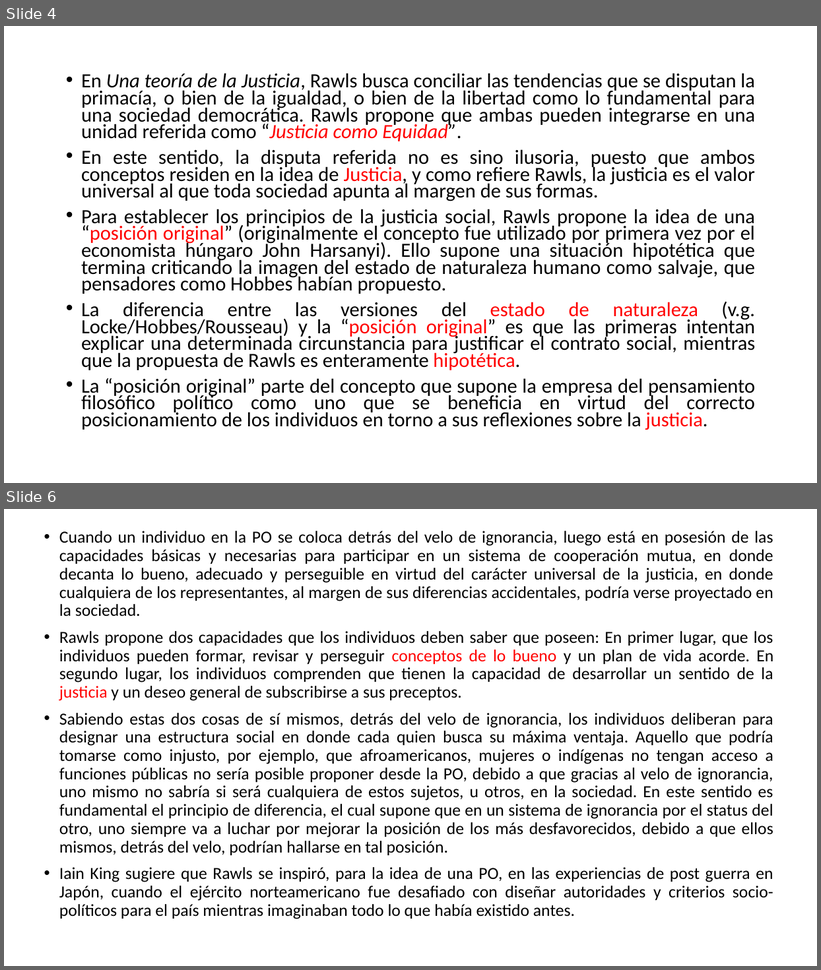
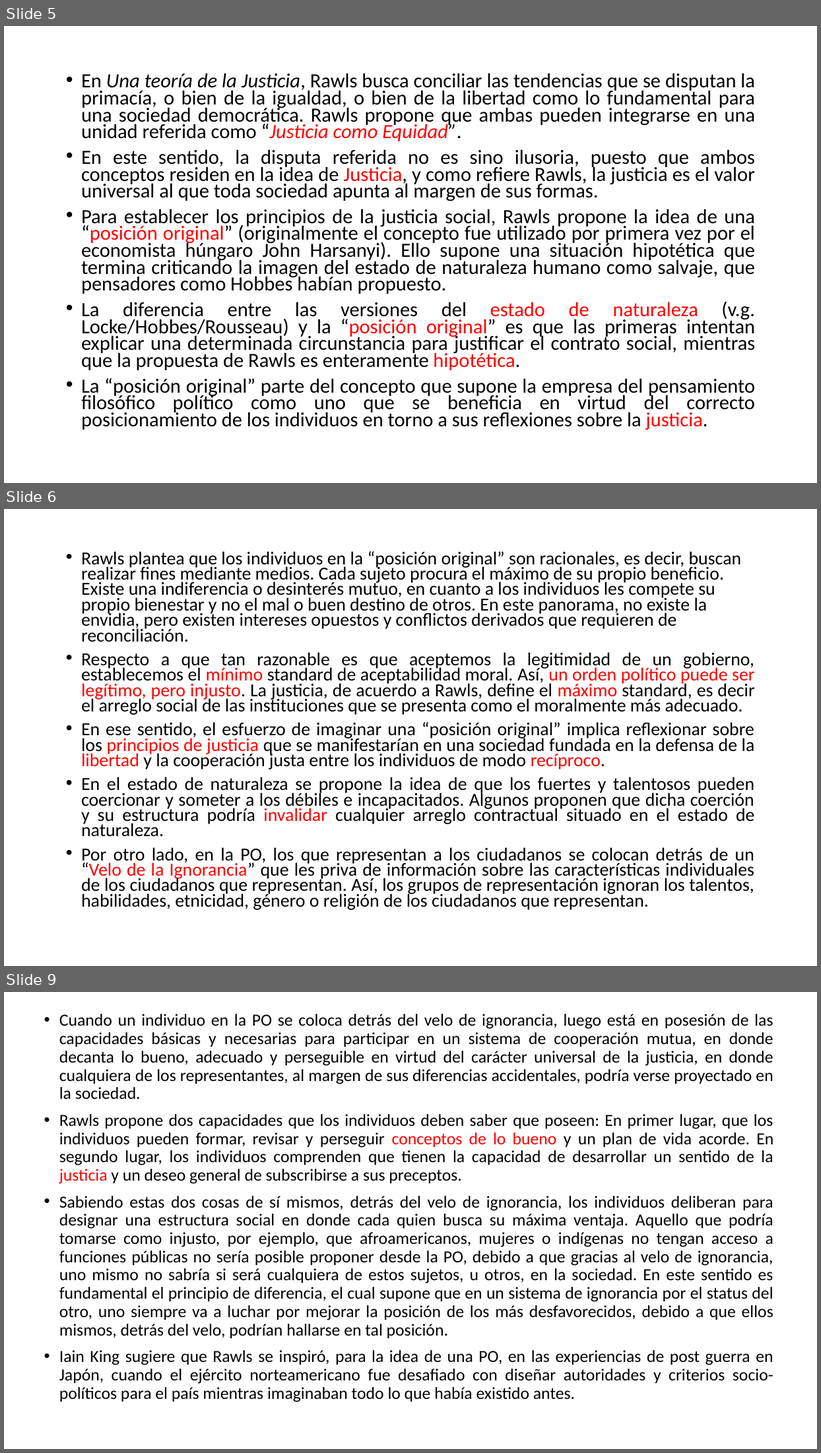
Before and after one commit to zaboltar/zaboltar.github.io, a slide deck: assets uarm/2019 sol-penscri-justfilpol/John Rawls - Justice as Fairness.pptx. Shown one above the other, each under a label of ours: slides 4 and 6 before the commit, slides 5, 6 and 9 after it; the slides between them are not shown. The pictures are 821x970 and 821x1453 pixels, drawn with LibreOffice and Linux fonts; fonts in the diff are those of the drawing. Boxes give left, top, right and bottom in pixels: in the first picture for what was removed or moved away, otherwise in the second. Text is boxed around its words. In the diff, an @@ line names an element or a change of style, - is before the commit and + after.

Commit message:
rawls2

```diff
--- a/assets uarm/2019 sol-penscri-justfilpol/John Rawls - Justice as Fairness.pptx
+++ b/assets uarm/2019 sol-penscri-justfilpol/John Rawls - Justice as Fairness.pptx
@@ slide 6 added at box(4, 509, 817, 966), background #FFFFFF @@
@@ text added at box(81, 551, 755, 910), 21.7 pt, text #000000 @@
+• Rawls plantea que los individuos en la “posición original” son racionales, es decir, buscan realizar fines mediante medios. Cada sujeto procura el máximo de su propio beneficio. Existe una indiferencia o desinterés mutuo, en cuanto a los individuos les compete su propio bienestar y no el mal o buen destino de otros. En este panorama, no existe la envidia, pero existen intereses opuestos y conflictos derivados que requieren de reconciliación.
+• Respecto a que tan razonable es que aceptemos la legitimidad de un gobierno, establecemos el mínimo standard de aceptabilidad moral. Así, un orden político puede ser legítimo, pero injusto. La justicia, de acuerdo a Rawls, define el máximo standard, es decir el arreglo social de las instituciones que se presenta como el moralmente más adecuado.
+• En ese sentido, el esfuerzo de imaginar una “posición original” implica reflexionar sobre los principios de justicia que se manifestarían en una sociedad fundada en la defensa de la libertad y la cooperación justa entre los individuos de modo recíproco.
+• En el estado de naturaleza se propone la idea de que los fuertes y talentosos pueden coercionar y someter a los débiles e incapacitados. Algunos proponen que dicha coerción y su estructura podría invalidar cualquier arreglo contractual situado en el estado de naturaleza.
+• Por otro lado, en la PO, los que representan a los ciudadanos se colocan detrás de un “Velo de la Ignorancia” que les priva de información sobre las características individuales de los ciudadanos que representan. Así, los grupos de representación ignoran los talentos, habilidades, etnicidad, género o religión de los ciudadanos que representan.
@@ what was slide 4 is now slide 5 @@
@@ what was slide 6 is now slide 9 @@
```
Also in this commit, not shown: 3 slides changed, 2 other slides added.
